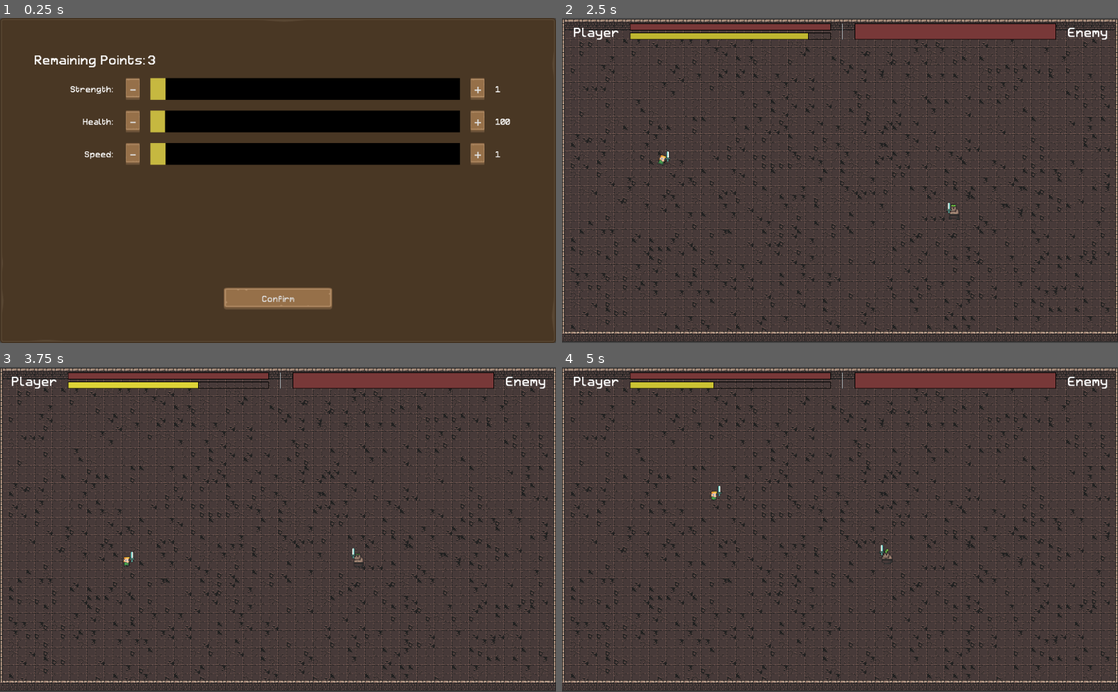
Above: before the commit, frames 1-4 (two rows, left to right).
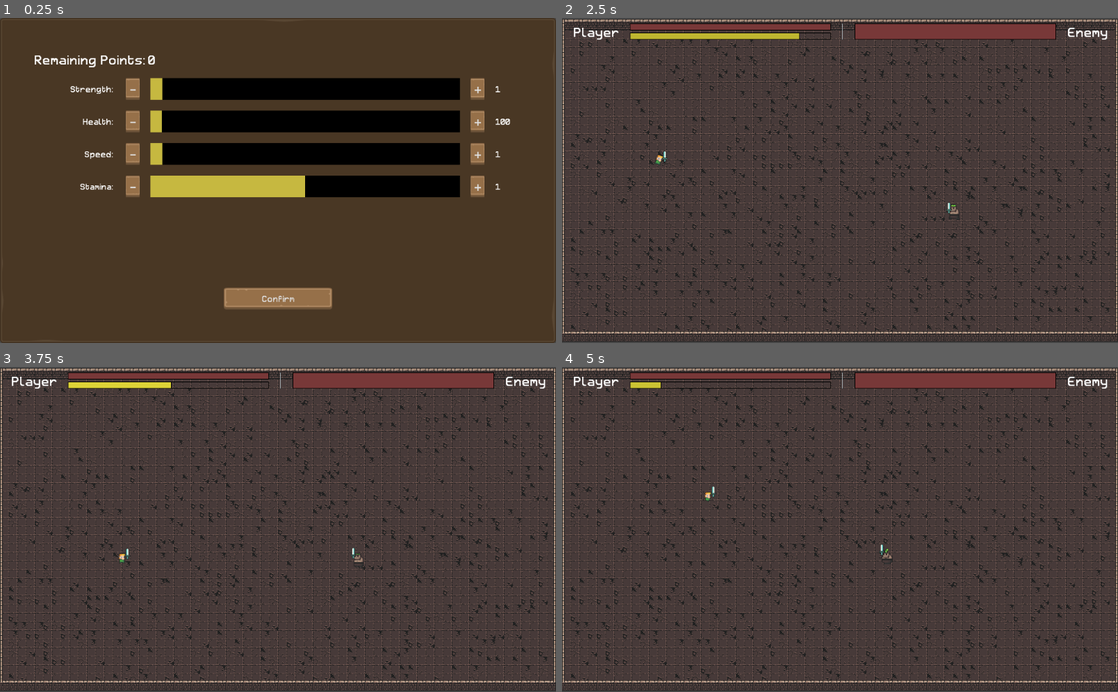
Above: after the commit, the same moments.

Repository: josephmbustamante/ludum-dare-45
Game: Godot game, scene res://Scenes/LevelUp.tscn
Same seed, same stepped clock (60 frames per second), same inputs: the game is played once before the commit and once after it. This scene is started directly instead of the project's main scene.
Inputs (mouse positions are in pixels of both pictures, inside the frame that each line leads up to):
- Up to frame 1 (0.25 s): no input
- Up to frame 2 (2.5 s): click "Confirm" at 0.5 s; click "FIGHT!" at 1.25 s; move the mouse to (962, 164) at 2.02 s; hold Right (right) from 2.03 s (still down); click (962, 164) at 2.1 s; tap J (dash) at 2.3 s
- Up to frame 3 (3.75 s): move the mouse to (166, 545) at 2.77 s; release Right (right) at 2.78 s; hold Down (down) 2.78-3.53 s; tap J (dash) at 2.85 s; tap L (dodge) at 3.05, 3.6 s; move the mouse to (333, 458) at 3.52 s; hold Right (right) from 3.53 s (still down)
- Up to frame 4 (5 s): click (895, 458) at 3.8 s; move the mouse to (812, 594) at 4.27 s; release Right (right) at 4.28 s; hold W (up) from 4.28 s (still down); click (812, 594) at 4.35 s; tap J (dash) at 4.55 s

The runs differ from the first frame. In frame 1, 4.3% of the frame differs, in the area x 14-90%, y 11-56%; in frame 2, 0.1%; in frame 3, 0.2%; in frame 4, 0.3%.
Error after the commit: Attempt to call function 'initialize_field' in base 'null instance' on a null instance. (res://Scripts/LevelUp.gd:32)

Commit message:
Make enemies slightly strong and allow each skill to go up 25 times

Diff:
--- a/Scenes/Enemies/BigDemon.tscn
+++ b/Scenes/Enemies/BigDemon.tscn
@@ -33,7 +33,8 @@
 ]]
 position = Vector2( 805, 255 )
 script = ExtResource( 1 )
-health = 300
+health = 400
+strength = 5
 banter_texts = [ "Prepare to die, puny human!", "Say goodbye! Grarrrrwl!" ]
 weapon_type = 3
 
--- a/Scenes/Enemies/BigZombie.tscn
+++ b/Scenes/Enemies/BigZombie.tscn
@@ -33,6 +33,8 @@
 ]]
 position = Vector2( 805, 255 )
 script = ExtResource( 1 )
+health = 125
+strength = 3
 banter_texts = [ "Brainzzzz...", "Narghmm... B R A I N Z!" ]
 
 [node name="AnimatedSprite" type="AnimatedSprite" parent="."]
--- a/Scenes/Enemies/Imp.tscn
+++ b/Scenes/Enemies/Imp.tscn
@@ -33,9 +33,9 @@
 ]]
 position = Vector2( 805, 255 )
 script = ExtResource( 1 )
-health = 20
+health = 75
 speed = 100
-strength = 0
+strength = 1
 weapon_type = 1
 
 [node name="AnimatedSprite" type="AnimatedSprite" parent="."]
@@ -47,8 +47,7 @@
 shape = SubResource( 2 )
 
 [node name="Weapon" parent="." instance=ExtResource( 10 )]
-strength_multiplier = 1
-damage_multiplier = 0.6
+damage_multiplier = 0.8
 
 [node name="AttackCooldown" type="Timer" parent="."]
 wait_time = 2.0
--- a/Scenes/Enemies/Ogre.tscn
+++ b/Scenes/Enemies/Ogre.tscn
@@ -33,6 +33,8 @@
 ]]
 position = Vector2( 805, 255 )
 script = ExtResource( 1 )
+health = 200
+strength = 4
 banter_texts = [ "I'll grind your bones to make my bread!", "Gotta job to do. Nothing personal." ]
 weapon_type = 2
 
--- a/Scenes/Enemies/Wizard.tscn
+++ b/Scenes/Enemies/Wizard.tscn
@@ -33,6 +33,8 @@
 ]]
 position = Vector2( 805, 255 )
 script = ExtResource( 1 )
+health = 300
+strength = 5
 banter_texts = [ "That's cute. Why don't you put that down before you hurt yourself?", "I warned you. You'd be better off unarmed.", "It takes true courage to start with nothing. I'll still destroy you." ]
 weapon_type = 5
 is_final_boss = true
--- a/Scenes/LevelUp.tscn
+++ b/Scenes/LevelUp.tscn
@@ -67,8 +67,14 @@
 margin_bottom = 210.0
 fieldName = "Speed"
 
+[node name="StaminaLevelUpField2" parent="MarginContainer/Rows" instance=ExtResource( 4 )]
+margin_top = 230.0
+margin_right = 900.0
+margin_bottom = 270.0
+fieldName = "Stamina"
+
 [node name="HSeparator" type="ColorRect" parent="MarginContainer/Rows"]
-margin_top = 230.0
+margin_top = 290.0
 margin_right = 900.0
 margin_bottom = 417.0
 size_flags_vertical = 3
@@ -94,4 +100,6 @@
 [connection signal="increase_pressed" from="MarginContainer/Rows/HealthLevelUpField" to="MarginContainer" method="_on_HealthLevelUpField_increase_pressed"]
 [connection signal="decrease_pressed" from="MarginContainer/Rows/SpeedLevelUpField" to="MarginContainer" method="_on_SpeedLevelUpField_decrease_pressed"]
 [connection signal="increase_pressed" from="MarginContainer/Rows/SpeedLevelUpField" to="MarginContainer" method="_on_SpeedLevelUpField_increase_pressed"]
+[connection signal="decrease_pressed" from="MarginContainer/Rows/StaminaLevelUpField2" to="MarginContainer" method="_on_SpeedLevelUpField_decrease_pressed"]
+[connection signal="increase_pressed" from="MarginContainer/Rows/StaminaLevelUpField2" to="MarginContainer" method="_on_SpeedLevelUpField_increase_pressed"]
 [connection signal="pressed" from="MarginContainer/Rows/CenterContainer/Confirm" to="MarginContainer" method="_on_Confirm_pressed"]
--- a/Scripts/LevelUp.gd
+++ b/Scripts/LevelUp.gd
@@ -1,34 +1,40 @@
 extends Control
 
 # Declare member variables here. Examples:
-var points = 3
-var points_remaining = 3
+var points = PlayerVariables.skill_points_remaining
+var points_remaining = PlayerVariables.skill_points_remaining
 
 onready var starting_strength = PlayerVariables.stats[PlayerVariables.PLAYER_STATS.strength]["start_value"]
 onready var starting_health = PlayerVariables.stats[PlayerVariables.PLAYER_STATS.health]["start_value"]
 onready var starting_speed = PlayerVariables.stats[PlayerVariables.PLAYER_STATS.speed]["start_value"]
+onready var starting_stamina = PlayerVariables.stats[PlayerVariables.PLAYER_STATS.stamina]["start_value"]
 
 onready var current_strength = PlayerVariables.stats[PlayerVariables.PLAYER_STATS.strength]["current_value"]
 onready var current_health = PlayerVariables.stats[PlayerVariables.PLAYER_STATS.health]["current_value"]
 onready var current_speed = PlayerVariables.stats[PlayerVariables.PLAYER_STATS.speed]["current_value"]
+onready var current_stamina = PlayerVariables.stats[PlayerVariables.PLAYER_STATS.stamina]["current_value"]
 
 onready var max_strength = PlayerVariables.stats[PlayerVariables.PLAYER_STATS.strength]["max_value"]
 onready var max_health = PlayerVariables.stats[PlayerVariables.PLAYER_STATS.health]["max_value"]
 onready var max_speed = PlayerVariables.stats[PlayerVariables.PLAYER_STATS.speed]["max_value"]
+onready var max_stamina = PlayerVariables.stats[PlayerVariables.PLAYER_STATS.stamina]["max_value"]
 
 onready var increment_strength = PlayerVariables.stats[PlayerVariables.PLAYER_STATS.strength]["increment"]
 onready var increment_health = PlayerVariables.stats[PlayerVariables.PLAYER_STATS.health]["increment"]
 onready var increment_speed = PlayerVariables.stats[PlayerVariables.PLAYER_STATS.speed]["increment"]
+onready var increment_stamina = PlayerVariables.stats[PlayerVariables.PLAYER_STATS.stamina]["increment"]
 
 # Called when the node enters the scene tree for the first time.
 func _ready():
 	$Rows/StrengthLevelUpField.initialize_field(current_strength, max_strength, starting_strength - increment_strength)
 	$Rows/HealthLevelUpField.initialize_field(current_health, max_health, starting_health - increment_health)
 	$Rows/SpeedLevelUpField.initialize_field(current_speed, max_speed, starting_speed - increment_speed)
+	$Rows/StaminaLevelUpField.initialize_field(current_stamina, max_stamina, starting_stamina - increment_stamina)
 
 	$Rows/HBoxContainer/RemainingPointsValue.text = str(points_remaining)
 
 func _on_Confirm_pressed():
+	PlayerVariables.skill_points_remaining = points_remaining
 	Global.goto_scene("res://Scenes/Main.tscn")
 
 # INCREMENT
@@ -48,6 +54,10 @@
 	PlayerVariables.set_player_stat_current(PlayerVariables.PLAYER_STATS.speed, current_speed)
 	$Rows/SpeedLevelUpField.set_value(current_speed)
 
+func _on_StaminaLevelUpField_increase_pressed():
+	current_stamina = increment(max_stamina, current_stamina, increment_stamina)
+	PlayerVariables.set_player_stat_current(PlayerVariables.PLAYER_STATS.stamina, current_stamina)
+	$Rows/StaminaLevelUpField.set_value(current_stamina)
 
 # DECREMENT
 
@@ -66,6 +76,11 @@
 	PlayerVariables.set_player_stat_current(PlayerVariables.PLAYER_STATS.speed, current_speed)
 	$Rows/SpeedLevelUpField.set_value(current_speed)
 
+func _on_StaminaLevelUpField_decrease_pressed():
+	current_stamina = decrement(starting_stamina, current_stamina, increment_stamina)
+	PlayerVariables.set_player_stat_current(PlayerVariables.PLAYER_STATS.stamina, current_stamina)
+	$Rows/StaminaLevelUpField.set_value(current_stamina)
+
 # INTERNAL HELPERS
 
 func decrement(starting_level: int, current_level: int, increment: int):
--- a/Scripts/Main.gd
+++ b/Scripts/Main.gd
@@ -53,6 +53,7 @@
 func _on_VictoryButton_pressed():
 	$GUI/VictoryPanel.hide()
 	Global.current_stage += 1
+	player.level_up()
 	if enemies[0].is_final_boss:
 		Global.goto_scene("res://Scenes/FinalVictoryScreen.tscn")
 	else:
--- a/Scripts/Player.gd
+++ b/Scripts/Player.gd
@@ -5,16 +5,16 @@
 onready var speed = PlayerVariables.stats[PlayerVariables.PLAYER_STATS.speed]["current_value"]
 onready var stamina = PlayerVariables.stats[PlayerVariables.PLAYER_STATS.stamina]["current_value"]
 
-# Player stats go betwen 1-10, and if we used that as a speed they would be frustratingly slow.
-# Instead, we keep the 1-10 scale, and just have a multiplier here
-export (int) var speed_multiplier = 10
+# Player stats go betwen 1-20, and if we used that as a speed they would be frustratingly slow.
+# Instead, we keep the 1-20 scale, and just have a multiplier here
+export (int) var speed_multiplier = 5
 export (int) var base_speed = 75
 export (bool) var input_enabled = true;
 var defeated = false;
 
-export (int) var attack_stamina_cost = 10.0
-export (int) var dash_stamina_cost = 20.0
-export (int) var dodge_stamina_cost = 20.0
+export (int) var attack_stamina_cost = 15.0
+export (int) var dash_stamina_cost = 25.0
+export (int) var dodge_stamina_cost = 25.0
 export (int) var stamina_per_second = 10.0
 export (float) var stamina_regen = 0
 
@@ -118,14 +118,7 @@
 	$AnimationPlayer.play("HitAnimation")
 
 	if health <= 0:
-		audio_player.stream = death_sound
-		audio_player.play()
-		defeated = true
-		input_enabled = false
-		$Weapon.hide()
-		$AnimatedSprite.rotation = -90
-		$AnimatedSprite.playing = false
-		emit_signal("player_defeated")
+		die()
 
 
 func finish_death_transition():
@@ -142,10 +135,22 @@
 	stamina += stamina_change * 1.0
 	emit_signal("player_stamina_changed", stamina)
 
+func level_up():
+	PlayerVariables.skill_points_remaining += 5
+
 func show_execution():
 	input_enabled = false
 	$AnimationPlayer.play("execution")
 
+func die():
+	audio_player.stream = death_sound
+	audio_player.play()
+	defeated = true
+	input_enabled = false
+	$Weapon.hide()
+	$AnimatedSprite.rotation = -90
+	$AnimatedSprite.playing = false
+	emit_signal("player_defeated")
 
 func _on_AnimationPlayer_animation_finished(anim_name):
 	if anim_name == "execution":
--- a/Scripts/PlayerVariables.gd
+++ b/Scripts/PlayerVariables.gd
@@ -11,25 +11,25 @@
 	PLAYER_STATS.health: {
 		"start_value": 100,
 		"current_value": 100,
-		"max_value": 500,
+		"max_value": 600,
 		"increment": 20,
 	},
 	PLAYER_STATS.strength: {
 		"start_value": 1,
 		"current_value": 1,
-		"max_value": 20,
+		"max_value": 25,
 		"increment": 1,
 	},
 	PLAYER_STATS.stamina: {
 		"start_value": 100.0,
 		"current_value": 100.0,
-		"max_value": 300.0,
+		"max_value": 350.0,
 		"increment": 10.0,
 	},
 	PLAYER_STATS.speed: {
 		"start_value": 1,
 		"current_value": 1,
-		"max_value": 20,
+		"max_value": 25,
 		"increment": 1,
 	}
 }
@@ -53,4 +53,5 @@
 var unarmedStyleEnabled: bool = false
 
 var deathCount: int = 0
+var skill_points_remaining = 0
 var weapon: int = 0
--- a/Scripts/Weapon.gd
+++ b/Scripts/Weapon.gd
@@ -1,10 +1,9 @@
 extends Node2D
 
 export (int) var damage = 0
-export (int) var strength_multiplier = 5 # each point of strength adds this much damage
+export (int) var strength_multiplier = 2 # each point of strength adds this much damage
 
 export (int) var base_speed = 1
-export (int) var base_reach = 1
 export (float) var damage_multiplier = 1
 
 var base_x_offset: int = 20
Not shown, changed: Release.zip
Not shown, changed: Release/index.pck
